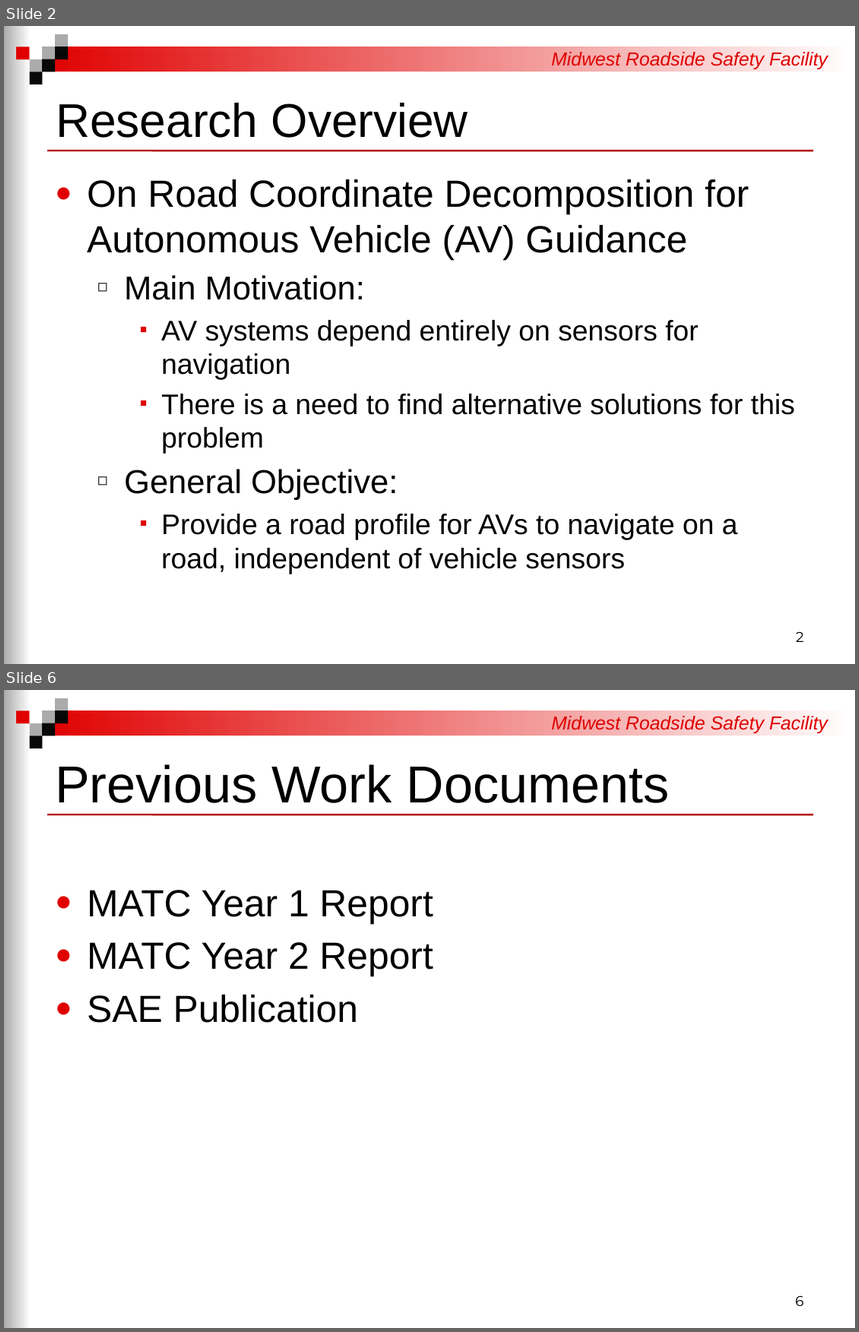
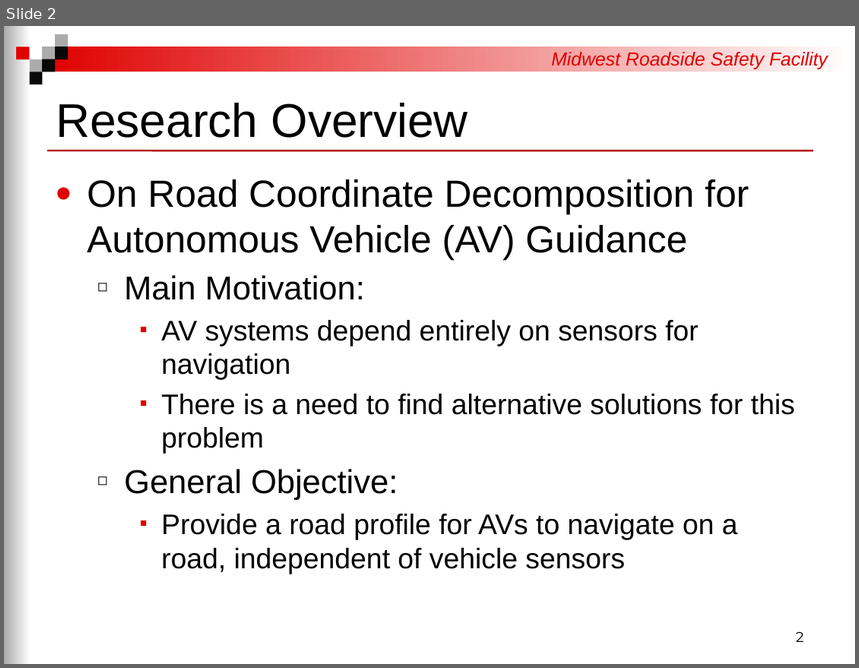
Before and after one commit to RickJacome/CurriculumVitae, a slide deck: files/Doctoral Stuff/Basic Research.pptx. Shown one above the other, each under a label of ours: slides 2 and 6 before the commit, slide 2 after it; the slides between them are not shown. The pictures are 859x1332 and 859x668 pixels, drawn with LibreOffice and Linux fonts; fonts in the diff are those of the drawing; background and template pictures are left out. Boxes give left, top, right and bottom in pixels: in the first picture for what was removed or moved away, otherwise in the second. Text is boxed around its words. In the diff, an @@ line names an element or a change of style, - is before the commit and + after.

```diff
--- a/files/Doctoral Stuff/Basic Research.pptx
+++ b/files/Doctoral Stuff/Basic Research.pptx
@@ slide 6 removed at (4, 690, 855, 1328), background #FFFFFF; not listed: 11 template elements that a slide beside it also shows @@
@@ title removed at (55, 764, 670, 803) @@
-Previous Work Documents
@@ text removed at (87, 890, 433, 1023) @@
-● MATC Year 1 Report
-● MATC Year 2 Report
-● SAE Publication
@@ page number removed at (795, 1296, 804, 1306) @@
-6
```
Also in this commit, not shown: 4 slides changed, 3 slides added, 1 other slide removed.
